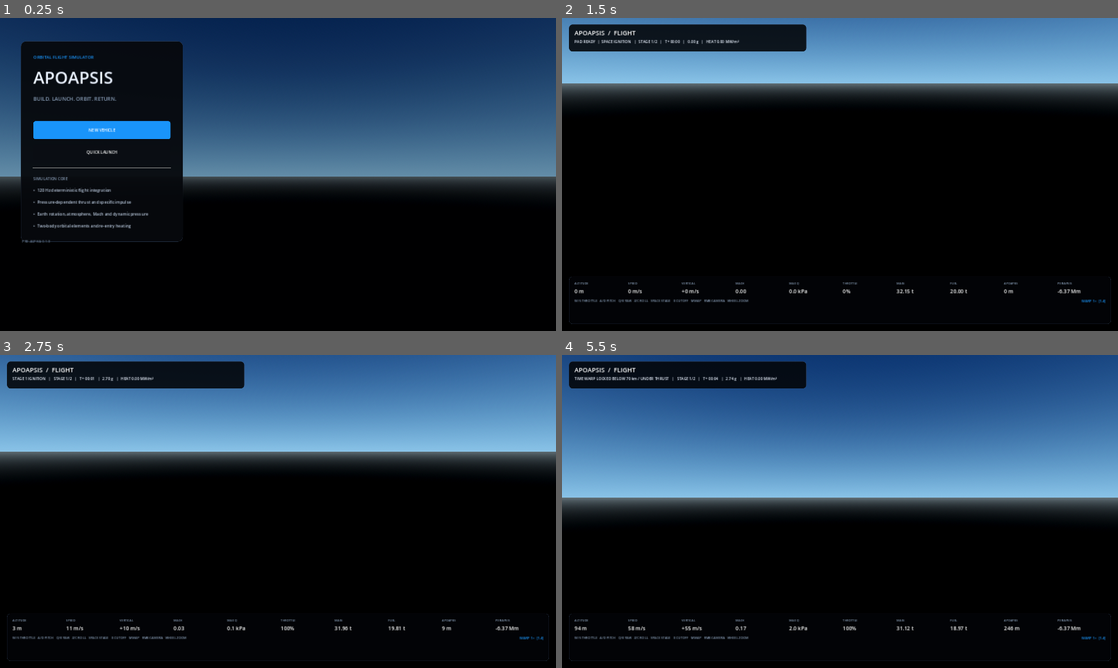
Above: before the commit, frames 1-4 (two rows, left to right).
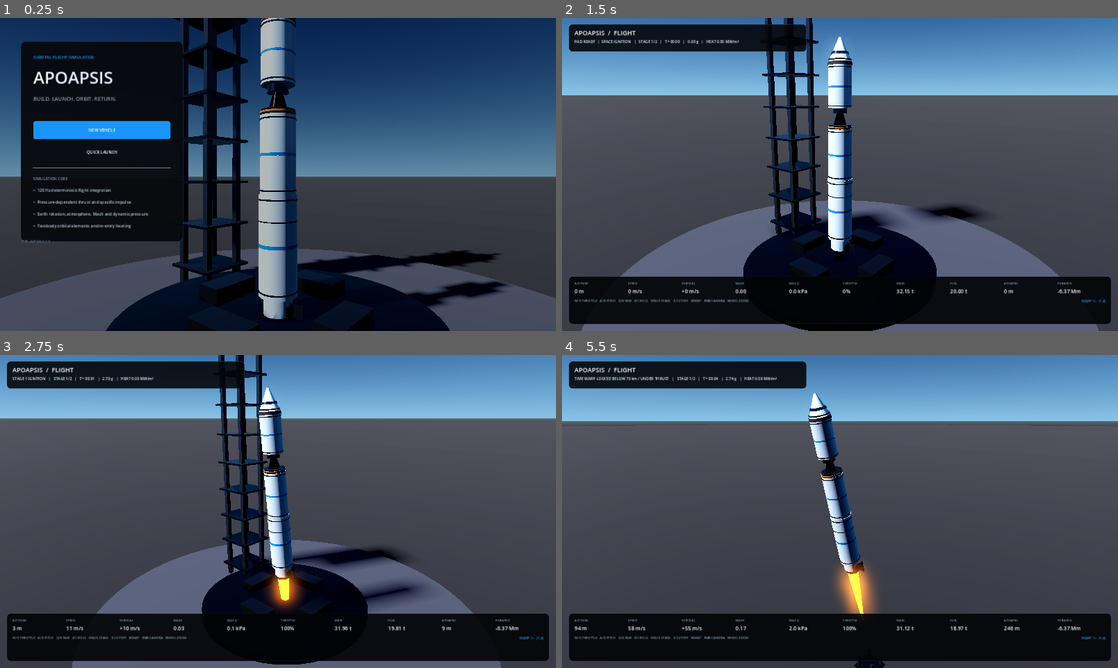
Above: after the commit, the same moments.

Repository: dmdelia/APOAPSIS
Game: Godot game, scene res://main.tscn
Two runs of this game, one before a commit and one after it. Both use one fixed random seed, a clock stepped at 60 frames per second and the inputs below.
Inputs (mouse positions are in pixels of both pictures, inside the frame that each line leads up to):
- Up to frame 1 (0.25 s): no input
- Up to frame 2 (1.5 s): click "NEW VEHICLE" at 0.5 s; click "ROLL OUT TO PAD" at 1.25 s
- Up to frame 3 (2.75 s): tap Enter at 2 s; move the mouse to (400, 495) at 2.02 s; hold D (pitch_right) from 2.03 s (still down); tap Space (stage) at 2.1 s; click (400, 495) at 2.17 s
- Up to frame 4 (5.5 s): release D (pitch_right) at 2.75 s; drag from (728, 527) to (812, 574) at 2.77 s; move the mouse to (895, 442) at 3.52 s; hold D (pitch_right) 3.53-4.25 s; tap 2 at 3.6 s; drag from (812, 574) to (673, 464) at 4.27 s; move the mouse to (1006, 558) at 5.02 s; hold A (pitch_left) from 5.03 s (still down); tap 4 at 5.1 s

The runs differ from the first frame. In frame 1, 42% of the frame differs, in the area x 0-100%, y 0-100%; in frame 2, 62%; in frame 3, 77%; in frame 4, 80%.

Commit message:
Fix 3D frustum and add floating-origin rendering

Diff:
--- a/scripts/main.gd
+++ b/scripts/main.gd
@@ -236,8 +236,9 @@
 	camera = Camera3D.new()
 	camera.current = true
 	camera.fov = 52.0
-	camera.near = 0.05
-	camera.far = 40000000.0
+	camera.near = 0.20
+	camera.far = 8000.0
+	camera.make_current()
 	add_child(camera)
 
 func _create_ui() -> void:
@@ -709,6 +710,8 @@
 	camera_yaw = deg_to_rad(38.0)
 	camera_pitch = deg_to_rad(-14.0)
 	camera_distance = 62.0
+	camera.near = 0.20
+	camera.far = 2500.0
 
 func _show_builder() -> void:
 	mode = GameMode.BUILDER
@@ -724,6 +727,8 @@
 	camera_yaw = deg_to_rad(38.0)
 	camera_pitch = deg_to_rad(-12.0)
 	camera_distance = 42.0
+	camera.near = 0.20
+	camera.far = 2500.0
 
 func _quick_launch() -> void:
 	part_stack = PartCatalog.default_stack()
@@ -810,6 +815,10 @@
 	camera_yaw = deg_to_rad(42.0)
 	camera_pitch = deg_to_rad(-16.0)
 	camera_distance = 54.0
+	camera.near = 0.20
+	camera.far = 12000.0
+	camera.near = 0.20
+	camera.far = 12000.0
 	last_event = "PAD READY  |  SPACE IGNITION"
 	_update_environment_for_altitude(0.0)
 
@@ -1010,15 +1019,19 @@
 	if rocket_visual == null:
 		return
 
-	var local_pos: Vector3 = _ecef_to_local(sim_position)
-	rocket_visual.position = local_pos + Vector3.UP * 2.9
+	var local_pos: Vector3 = _inertial_position_to_launch_local(sim_position)
+	# Floating origin: keep the active vehicle near world origin at all times.
+	# Nearby world geometry moves relative to the vehicle instead of accumulating
+	# large single-precision render coordinates.
+	rocket_visual.position = Vector3(0.0, 2.9, 0.0)
+	launch_site.position = -local_pos
 
 	var current_up: Vector3 = sim_position.normalized().to_vector3()
 	var physics_longitudinal: Vector3 = (attitude * current_up).normalized()
 	var physics_right: Vector3 = (attitude * launch_east_ecef.to_vector3()).normalized()
 
-	var local_y: Vector3 = _direction_ecef_to_local(physics_longitudinal).normalized()
-	var local_x: Vector3 = _direction_ecef_to_local(physics_right).normalized()
+	var local_y: Vector3 = _inertial_direction_to_launch_local(physics_longitudinal).normalized()
+	var local_x: Vector3 = _inertial_direction_to_launch_local(physics_right).normalized()
 	local_x = (local_x - local_y * local_x.dot(local_y)).normalized()
 	if local_x.length_squared() < 0.01:
 		local_x = Vector3.RIGHT
@@ -1089,6 +1102,8 @@
 	camera_distance = 62.0
 	camera_yaw = deg_to_rad(38.0)
 	camera_pitch = deg_to_rad(-22.0)
+	camera.near = 0.20
+	camera.far = 500.0
 	map_refresh_timer = 0.0
 	_rebuild_orbit_trajectory()
 	_update_map_values()
@@ -1182,20 +1197,31 @@
 func _current_altitude() -> float:
 	return max(0.0, sim_position.length() - EARTH_RADIUS)
 
-func _ecef_to_local(position_ecef: DVec3) -> Vector3:
-	var delta: DVec3 = position_ecef.sub(launch_position_ecef)
+func _inertial_position_to_launch_local(position_inertial: DVec3) -> Vector3:
+	var earth_fixed: DVec3 = _rotate_y_d(position_inertial, -EARTH_ROTATION_RATE * mission_time)
+	var delta: DVec3 = earth_fixed.sub(launch_position_ecef)
 	return Vector3(
 		float(delta.dot(launch_east_ecef)),
 		float(delta.dot(launch_up_ecef)),
 		float(-delta.dot(launch_north_ecef))
 	)
 
-func _direction_ecef_to_local(direction_ecef: Vector3) -> Vector3:
-	var direction_d: DVec3 = DVec3.from_vector3(direction_ecef)
+func _inertial_direction_to_launch_local(direction_inertial: Vector3) -> Vector3:
+	var direction_d: DVec3 = DVec3.from_vector3(direction_inertial)
+	direction_d = _rotate_y_d(direction_d, -EARTH_ROTATION_RATE * mission_time)
 	return Vector3(
 		float(direction_d.dot(launch_east_ecef)),
 		float(direction_d.dot(launch_up_ecef)),
 		float(-direction_d.dot(launch_north_ecef))
+	)
+
+func _rotate_y_d(value: DVec3, angle: float) -> DVec3:
+	var c: float = cos(angle)
+	var si: float = sin(angle)
+	return DVec3.new(
+		value.x * c + value.z * si,
+		value.y,
+		-value.x * si + value.z * c
 	)
 
 func _orbit_offset(yaw: float, pitch: float, distance: float) -> Vector3:
